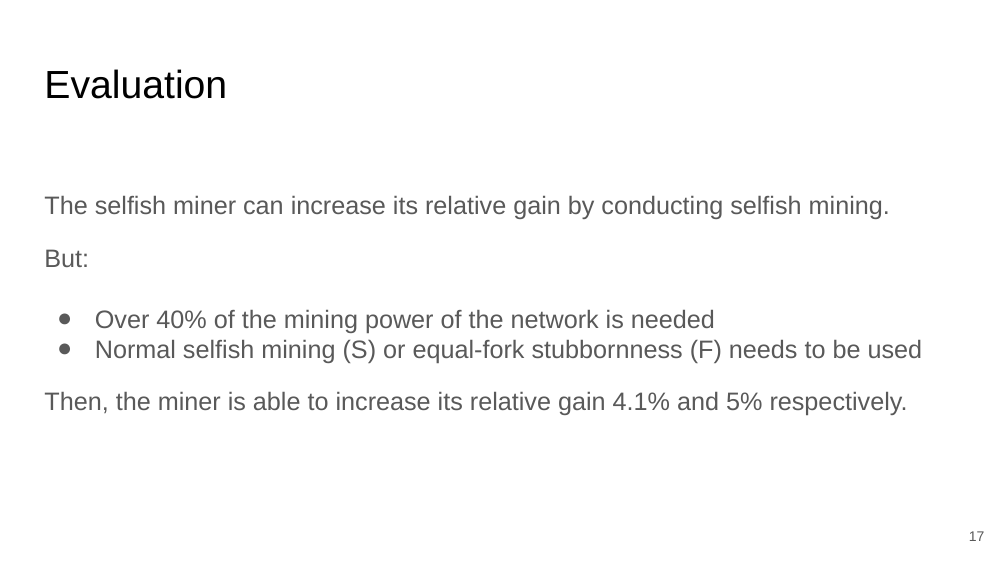
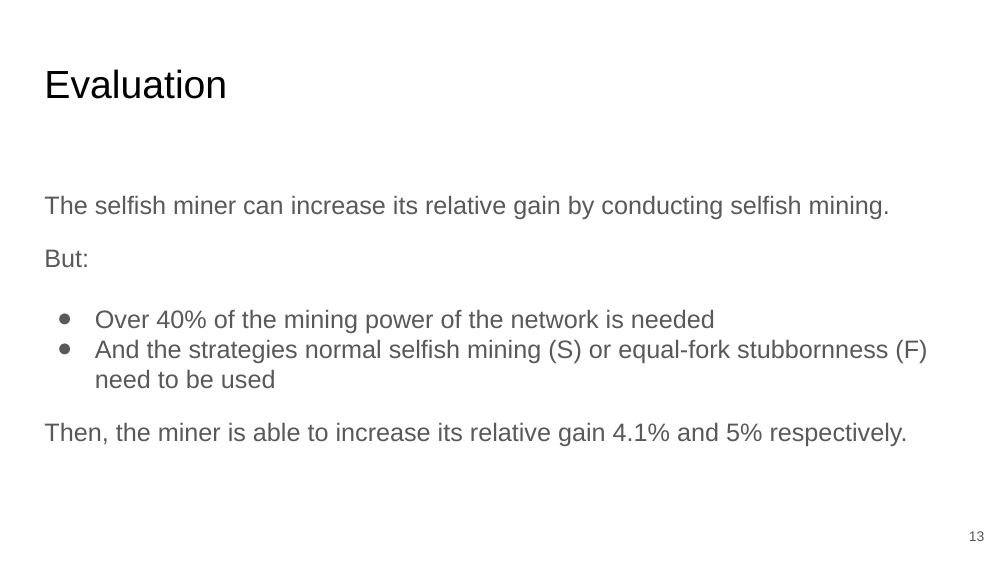
Before and after one commit to simonmulser/master-thesis, a slide deck: slide 13 of presentation/presentation.odp (slide 17 before the commit). Drawn at 1008x567 pixels with LibreOffice and Linux fonts; fonts in the diff are those of the drawing. Boxes give left, top, right and bottom in pixels: in the first picture for what was removed or moved away, otherwise in the second. Text is boxed around its words. In the diff, an @@ line names an element or a change of style, - is before the commit and + after.

Commit message:
update presentation

```diff
--- a/presentation/presentation.odp
+++ b/presentation/presentation.odp
@@ text at (95,339,927,388): text changed @@
-● Normal selfish mining (S) or equal-fork stubbornness (F) needs to be used
+● And the strategies normal selfish mining (S) or equal-fork stubbornness (F) need to be used
@@ page number at (969,531,985,541): text changed @@
-17
+13
```
Also in this commit, not shown: 3 other slides changed, 4 slides removed, 1 other file.
